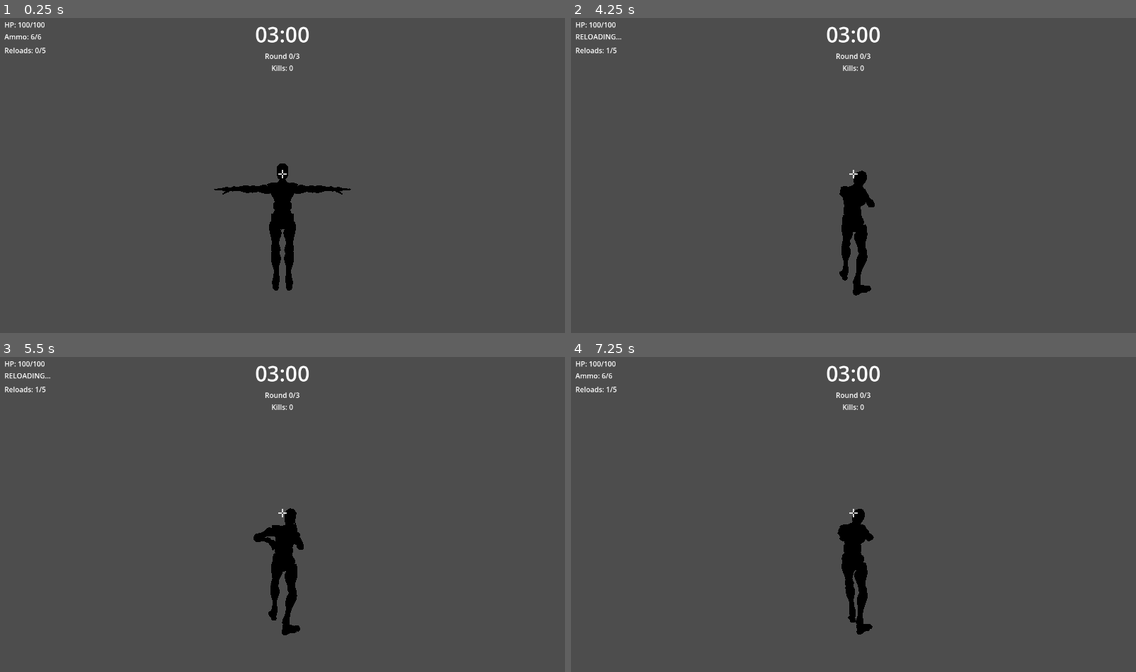
Above: before the commit, frames 1-4 (two rows, left to right).
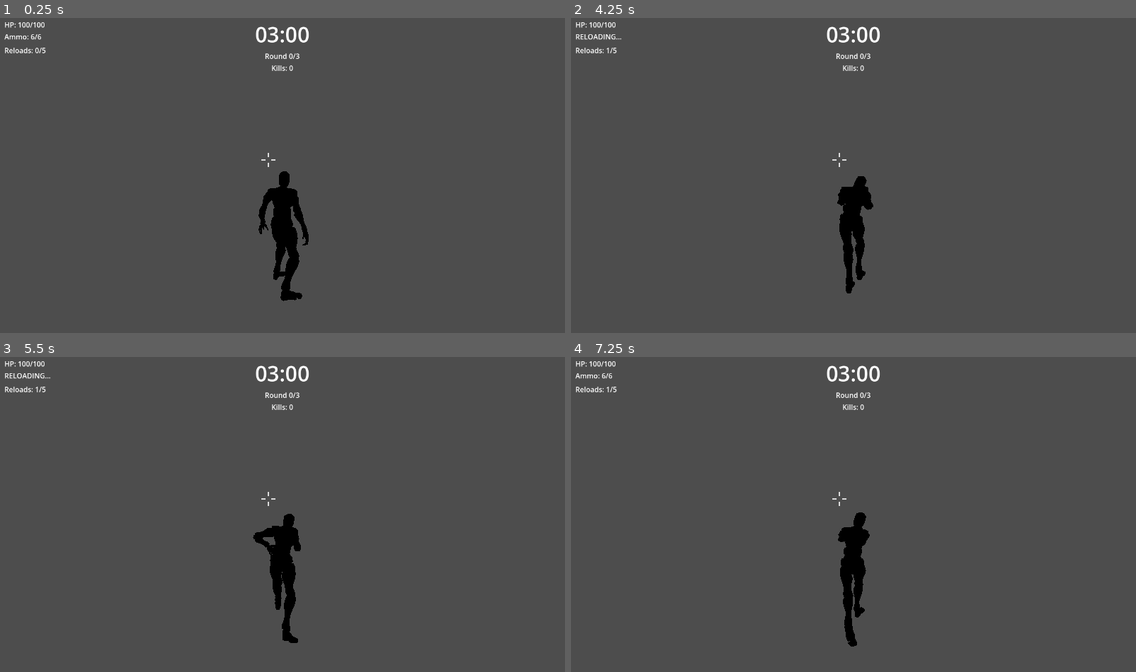
Above: after the commit, the same moments.

Repository: oktow/3S
Game: Godot game, scene res://scenes/Player.tscn
Same seed, same stepped clock (60 frames per second), same inputs: the game is played once before the commit and once after it. This scene is started directly instead of the project's main scene.
Inputs (mouse positions are in pixels of both pictures, inside the frame that each line leads up to):
- Up to frame 1 (0.25 s): no input
- Up to frame 2 (4.25 s): tap Enter at 0.5 s; move the mouse to (881, 172) at 0.52 s; hold W (move_forward) from 0.53 s (still down); click (881, 172) at 0.6 s; move the mouse to (825, 175) at 1.27 s; tap Shift (sprint) at 1.35, 2.85 s; move the mouse to (864, 169) at 2.02 s; click (864, 169) at 2.1 s; move the mouse to (847, 178) at 2.77 s; click (847, 178) at 2.92 s; move the mouse to (893, 178) at 3.52 s; click (893, 178) at 3.6 s; tap R (reload) at 4.15 s
- Up to frame 3 (5.5 s): keep holding W (move_forward); move the mouse to (237, 508) at 4.27 s; tap Shift (sprint) at 4.35 s; move the mouse to (288, 514) at 5.02 s; click (288, 514) at 5.1 s
- Up to frame 4 (7.25 s): move the mouse to (830, 508) at 5.77 s; release W (move_forward) at 5.78 s; hold D (move_right) 5.78-6.53 s; tap Shift (sprint) at 5.85 s; move the mouse to (881, 511) at 6.52 s; hold W (move_forward) from 6.53 s (still down); click (881, 511) at 6.6 s

The runs differ from the first frame. In frame 1, 1.3% of the frame differs, in the area x 37-63%, y 42-90%; in frame 2, 0.6%; in frame 3, 0.6%; in frame 4, 0.7%.

Commit message:
feat: crosshair settings + upper/lower body anim blend during reload
- Crosshair: 5 styles, color/size/thickness/gap/opacity/outline, persisted to config
- HUD: settings panel in pause menu with auto save/load
- Player: AnimationTree with Blend2 for upper-body reload + lower-body movement
- .gitignore: ignore addons/ziva_agent/

Diff:
--- a/scenes/Player.tscn
+++ b/scenes/Player.tscn
@@ -3,6 +3,7 @@
 [ext_resource type="Script" path="res://scripts/Player.gd" id="1_cp7f5"]
 [ext_resource type="Script" path="res://scripts/HUD.gd" id="2_v8biv"]
 [ext_resource uid="uid://ghao32nobq8x" type="PackedScene" path="res://.godot/imported/ybot.glb-7955b9b8c46230d76f94534e6de29804.scn" id="3_y7n1b"]
+[ext_resource type="Script" path="res://scripts/Crosshair.gd" id="4_0w7n8"]
 
 [sub_resource type="CapsuleShape3D" id="CapsuleShape3D_y5cb2"]
 radius = 0.4
@@ -19,6 +20,10 @@
 
 [node name="YBot" parent="." instance=ExtResource("3_y7n1b")]
 transform = Transform3D(-1, 0, 0, 0, 1, 0, 0, 0, -1, 0, -0.85, 0)
+
+[node name="AnimationTree" type="AnimationTree" parent="YBot"]
+anim_player = NodePath("YBot/AnimationPlayer")
+active = false
 
 [node name="WeaponPivot" type="BoneAttachment3D" parent="YBot/Armature/Skeleton3D"]
 bone_name = "mixamorig_RightHand"
@@ -44,6 +49,7 @@
 script = ExtResource("2_v8biv")
 
 [node name="Crosshair" type="Control" parent="HUD"]
+script = ExtResource("4_0w7n8")
 layout_mode = 3
 anchors_preset = 8
 anchor_left = 0.5
@@ -53,42 +59,7 @@
 grow_horizontal = 2
 grow_vertical = 2
 mouse_filter = 2
-
-[node name="Top" type="ColorRect" parent="HUD/Crosshair"]
-layout_mode = 1
-anchors_preset = 0
-offset_left = -2.0
-offset_top = -10.0
-offset_right = 2.0
-offset_bottom = -2.0
-color = Color(1, 1, 1, 0.8)
-
-[node name="Bottom" type="ColorRect" parent="HUD/Crosshair"]
-layout_mode = 1
-anchors_preset = 0
-offset_left = -2.0
-offset_top = 2.0
-offset_right = 2.0
-offset_bottom = 10.0
-color = Color(1, 1, 1, 0.8)
-
-[node name="Left" type="ColorRect" parent="HUD/Crosshair"]
-layout_mode = 1
-anchors_preset = 0
-offset_left = -10.0
-offset_top = -2.0
-offset_right = -2.0
-offset_bottom = 2.0
-color = Color(1, 1, 1, 0.8)
-
-[node name="Right" type="ColorRect" parent="HUD/Crosshair"]
-layout_mode = 1
-anchors_preset = 0
-offset_left = 2.0
-offset_top = -2.0
-offset_right = 10.0
-offset_bottom = 2.0
-color = Color(1, 1, 1, 0.8)
+custom_minimum_size = Vector2(64, 64)
 
 [node name="VBoxContainer" type="VBoxContainer" parent="HUD"]
 anchors_preset = 0
@@ -310,6 +281,10 @@
 layout_mode = 2
 text = "Resume"
 
+[node name="CrosshairBtn" type="Button" parent="HUD/PauseMenu/VBoxContainer"]
+layout_mode = 2
+text = "Crosshair"
+
 [node name="ExitBtn" type="Button" parent="HUD/PauseMenu/VBoxContainer"]
 layout_mode = 2
 text = "Exit to Menu"
--- /dev/null
+++ b/scripts/Crosshair.gd
@@ -0,0 +1,130 @@
+class_name Crosshair
+extends Control
+
+enum Style { CROSS, DOT, CIRCLE, RING, CROSSHAIR }
+
+var style := Style.CROSS:
+	set(v):
+		style = v
+		queue_redraw()
+
+var crosshair_color := Color.WHITE:
+	set(v):
+		crosshair_color = v
+		queue_redraw()
+
+var crosshair_size := 20.0:
+	set(v):
+		crosshair_size = v
+		queue_redraw()
+
+var thickness := 4.0:
+	set(v):
+		thickness = v
+		queue_redraw()
+
+var gap := 6.0:
+	set(v):
+		gap = v
+		queue_redraw()
+
+var crosshair_opacity := 0.8:
+	set(v):
+		crosshair_opacity = v
+		queue_redraw()
+
+var outline := false:
+	set(v):
+		outline = v
+		queue_redraw()
+
+var outline_color := Color.BLACK:
+	set(v):
+		outline_color = v
+		queue_redraw()
+
+
+func _ready() -> void:
+	get_viewport().size_changed.connect(queue_redraw)
+
+
+func _draw() -> void:
+	var c := crosshair_color
+	c.a = crosshair_opacity
+
+	match style:
+		Style.CROSS:
+			_draw_cross(c)
+		Style.DOT:
+			_draw_dot(c)
+		Style.CIRCLE:
+			_draw_circle_style(c)
+		Style.RING:
+			_draw_ring(c)
+		Style.CROSSHAIR:
+			_draw_crosshair_style(c)
+
+
+func _draw_cross(color: Color) -> void:
+	var half_t := thickness * 0.5
+	var arm_len := crosshair_size * 0.5
+	var o := 1.0
+
+	var rects := [
+		Rect2(-half_t, -gap - arm_len, thickness, arm_len),
+		Rect2(-half_t, gap, thickness, arm_len),
+		Rect2(-gap - arm_len, -half_t, arm_len, thickness),
+		Rect2(gap, -half_t, arm_len, thickness),
+	]
+
+	if outline:
+		for r in rects:
+			draw_rect(Rect2(r.position - Vector2(o, o), r.size + Vector2(o * 2, o * 2)), outline_color)
+
+	for r in rects:
+		draw_rect(r, color)
+
+
+func _draw_dot(color: Color) -> void:
+	var r := crosshair_size * 0.5
+	if outline:
+		draw_circle(Vector2.ZERO, r + 1.0, outline_color)
+	draw_circle(Vector2.ZERO, r, color)
+
+
+func _draw_circle_style(color: Color) -> void:
+	var r := crosshair_size * 0.5
+	var dot_r := thickness * 0.5
+	var arc_w := 2.0
+	if outline:
+		draw_arc(Vector2.ZERO, r + 1.0, 0, TAU, 32, outline_color, arc_w + 2.0)
+		draw_circle(Vector2.ZERO, dot_r + 1.0, outline_color)
+	draw_arc(Vector2.ZERO, r, 0, TAU, 32, color, arc_w)
+	draw_circle(Vector2.ZERO, dot_r, color)
+
+
+func _draw_ring(color: Color) -> void:
+	var r := crosshair_size * 0.5
+	if outline:
+		draw_arc(Vector2.ZERO, r + 1.0, 0, TAU, 32, outline_color, thickness + 2.0)
+	draw_arc(Vector2.ZERO, r, 0, TAU, 32, color, thickness)
+
+
+func _draw_crosshair_style(color: Color) -> void:
+	var vsize := get_viewport_rect().size
+	var half_w := vsize.x * 0.5
+	var half_h := vsize.y * 0.5
+
+	var lines := [
+		[Vector2(-half_w, 0), Vector2(-gap, 0)],
+		[Vector2(gap, 0), Vector2(half_w, 0)],
+		[Vector2(0, -half_h), Vector2(0, -gap)],
+		[Vector2(0, gap), Vector2(0, half_h)],
+	]
+
+	if outline:
+		for l in lines:
+			draw_line(l[0], l[1], outline_color, thickness + 2.0)
+
+	for l in lines:
+		draw_line(l[0], l[1], color, thickness)
--- a/scripts/GameManager.gd
+++ b/scripts/GameManager.gd
@@ -1,6 +1,6 @@
 extends Node
 
-signal round_started(round: int)
+signal round_started(p_round: int)
 signal round_ended(scores: Dictionary)
 signal game_ended(winner_id: int, final_scores: Dictionary)
 signal time_updated(time_left: float)
@@ -128,8 +128,8 @@
 
 
 @rpc("authority", "call_local", "reliable")
-func _sync_round_state(round: int, time_left: float, round_scores: Dictionary) -> void:
-	current_round = round
+func _sync_round_state(p_round: int, time_left: float, round_scores: Dictionary) -> void:
+	current_round = p_round
 	round_timer = time_left
 	scores = round_scores
 	time_updated.emit(time_left)
--- a/scripts/HUD.gd
+++ b/scripts/HUD.gd
@@ -16,12 +16,31 @@
 @onready var winner_label: Label = $GameOverScreen/WinnerLabel
 @onready var final_scores_label: Label = $GameOverScreen/FinalScoresLabel
 @onready var pause_menu: Control = $PauseMenu
+@onready var crosshair: Crosshair = $Crosshair
 @onready var _gm = get_node("/root/GameManager")
+
+const CROSSHAIR_SETTINGS_PATH := "user://crosshair_settings.cfg"
+var _ch_panel: Control
+var _ch_style_option: OptionButton
+var _ch_color_btn: ColorPickerButton
+var _ch_size_slider: HSlider
+var _ch_size_label: Label
+var _ch_thickness_slider: HSlider
+var _ch_thickness_label: Label
+var _ch_gap_slider: HSlider
+var _ch_gap_label: Label
+var _ch_opacity_slider: HSlider
+var _ch_opacity_label: Label
+var _ch_outline_check: CheckBox
+var _ch_outline_color_btn: ColorPickerButton
+var _ch_reset_btn: Button
+var _ch_back_btn: Button
 
 
 func _ready() -> void:
 	$PauseMenu/VBoxContainer/ResumeBtn.pressed.connect(_on_resume_pressed)
 	$PauseMenu/VBoxContainer/ExitBtn.pressed.connect(_on_exit_pressed)
+	$PauseMenu/VBoxContainer/CrosshairBtn.pressed.connect(_on_crosshair_btn_pressed)
 	var player: Node = get_parent()
 	if player.has_signal("health_changed"):
 		player.health_changed.connect(_update_health)
@@ -43,6 +62,9 @@
 	round_end_screen.visible = false
 	game_over_screen.visible = false
 
+	_build_crosshair_settings()
+	_load_crosshair_settings()
+
 
 func _update_health(new_health: int) -> void:
 	health_label.text = "HP: %d/100" % new_health
@@ -83,7 +105,7 @@
 	kill_label.text = "Kills: %d" % my_kills
 
 
-func _on_round_started(round: int) -> void:
+func _on_round_started(p_round: int) -> void:
 	round_label.text = "Round %d/%d" % [round, _gm.MAX_ROUNDS]
 	round_end_screen.visible = false
 	game_over_screen.visible = false
@@ -155,3 +177,247 @@
 func _on_exit_pressed() -> void:
 	NetworkManager.disconnect_from_server()
 	get_tree().change_scene_to_file("res://scenes/MainMenu.tscn")
+
+
+func _on_crosshair_btn_pressed() -> void:
+	$PauseMenu/VBoxContainer.visible = false
+	_ch_panel.visible = true
+
+
+func _on_ch_back_pressed() -> void:
+	_ch_panel.visible = false
+	$PauseMenu/VBoxContainer.visible = true
+
+
+func _on_ch_reset_pressed() -> void:
+	crosshair.style = Crosshair.Style.CROSS
+	crosshair.crosshair_color = Color.WHITE
+	crosshair.crosshair_size = 20.0
+	crosshair.thickness = 4.0
+	crosshair.gap = 6.0
+	crosshair.crosshair_opacity = 0.8
+	crosshair.outline = false
+	crosshair.outline_color = Color.BLACK
+	_update_ch_ui_from_crosshair()
+	_save_crosshair_settings()
+
+
+func _build_crosshair_settings() -> void:
+	_ch_panel = Control.new()
+	_ch_panel.name = "CrosshairSettings"
+	_ch_panel.visible = false
+	_ch_panel.set_anchors_and_offsets_preset(Control.PRESET_FULL_RECT)
+	$PauseMenu.add_child(_ch_panel)
+
+	var bg := ColorRect.new()
+	bg.color = Color(0, 0, 0, 0.75)
+	bg.set_anchors_and_offsets_preset(Control.PRESET_FULL_RECT)
+	_ch_panel.add_child(bg)
+
+	var main_vb := VBoxContainer.new()
+	main_vb.set_anchors_and_offsets_preset(Control.PRESET_CENTER, Control.PRESET_MODE_MINSIZE, 10)
+	main_vb.custom_minimum_size.x = 320
+	_ch_panel.add_child(main_vb)
+
+	var title := Label.new()
+	title.text = "CROSSHAIR SETTINGS"
+	title.horizontal_alignment = HORIZONTAL_ALIGNMENT_CENTER
+	title.add_theme_font_size_override("font_size", 24)
+	main_vb.add_child(title)
+	main_vb.add_child(HSeparator.new())
+
+	# Style
+	_ch_style_option = OptionButton.new()
+	_ch_style_option.custom_minimum_size.x = 180
+	for s in Crosshair.Style.values():
+		_ch_style_option.add_item(Crosshair.Style.keys()[s].capitalize(), s)
+	_ch_style_option.item_selected.connect(_on_ch_style_changed)
+	_ch_add_row(main_vb, "Style:").add_child(_ch_style_option)
+
+	# Color
+	_ch_color_btn = ColorPickerButton.new()
+	_ch_color_btn.custom_minimum_size.x = 180
+	_ch_color_btn.color_changed.connect(_on_ch_color_changed)
+	_ch_add_row(main_vb, "Color:").add_child(_ch_color_btn)
+
+	# Size
+	_ch_size_slider = HSlider.new()
+	_ch_size_slider.min_value = 4.0
+	_ch_size_slider.max_value = 40.0
+	_ch_size_slider.step = 2.0
+	_ch_size_slider.size_flags_horizontal = Control.SIZE_EXPAND_FILL
+	_ch_size_slider.value_changed.connect(_on_ch_size_changed)
+	_ch_size_label = Label.new()
+	_ch_size_label.custom_minimum_size.x = 36
+	var size_hb := _ch_add_row(main_vb, "Size:")
+	size_hb.add_child(_ch_size_slider)
+	size_hb.add_child(_ch_size_label)
+
+	# Thickness
+	_ch_thickness_slider = HSlider.new()
+	_ch_thickness_slider.min_value = 1.0
+	_ch_thickness_slider.max_value = 10.0
+	_ch_thickness_slider.step = 1.0
+	_ch_thickness_slider.size_flags_horizontal = Control.SIZE_EXPAND_FILL
+	_ch_thickness_slider.value_changed.connect(_on_ch_thickness_changed)
+	_ch_thickness_label = Label.new()
+	_ch_thickness_label.custom_minimum_size.x = 36
+	var thick_hb := _ch_add_row(main_vb, "Thickness:")
+	thick_hb.add_child(_ch_thickness_slider)
+	thick_hb.add_child(_ch_thickness_label)
+
+	# Gap
+	_ch_gap_slider = HSlider.new()
+	_ch_gap_slider.min_value = 0.0
+	_ch_gap_slider.max_value = 30.0
+	_ch_gap_slider.step = 1.0
+	_ch_gap_slider.size_flags_horizontal = Control.SIZE_EXPAND_FILL
+	_ch_gap_slider.value_changed.connect(_on_ch_gap_changed)
+	_ch_gap_label = Label.new()
+	_ch_gap_label.custom_minimum_size.x = 36
+	var gap_hb := _ch_add_row(main_vb, "Gap:")
+	gap_hb.add_child(_ch_gap_slider)
+	gap_hb.add_child(_ch_gap_label)
+
+	# Opacity
+	_ch_opacity_slider = HSlider.new()
+	_ch_opacity_slider.min_value = 0.0
+	_ch_opacity_slider.max_value = 100.0
+	_ch_opacity_slider.step = 1.0
+	_ch_opacity_slider.size_flags_horizontal = Control.SIZE_EXPAND_FILL
+	_ch_opacity_slider.value_changed.connect(_on_ch_opacity_changed)
+	_ch_opacity_label = Label.new()
+	_ch_opacity_label.custom_minimum_size.x = 40
+	var op_hb := _ch_add_row(main_vb, "Opacity:")
+	op_hb.add_child(_ch_opacity_slider)
+	op_hb.add_child(_ch_opacity_label)
+
+	# Outline
+	_ch_outline_check = CheckBox.new()
+	_ch_outline_check.toggled.connect(_on_ch_outline_toggled)
+	_ch_add_row(main_vb, "Outline:").add_child(_ch_outline_check)
+
+	# Outline Color
+	_ch_outline_color_btn = ColorPickerButton.new()
+	_ch_outline_color_btn.custom_minimum_size.x = 180
+	_ch_outline_color_btn.color_changed.connect(_on_ch_outline_color_changed)
+	_ch_add_row(main_vb, "Outline Color:").add_child(_ch_outline_color_btn)
+
+	main_vb.add_child(HSeparator.new())
+
+	# Reset & Back
+	var btn_hb := HBoxContainer.new()
+	btn_hb.alignment = BoxContainer.ALIGNMENT_CENTER
+	_ch_reset_btn = Button.new()
+	_ch_reset_btn.text = "Reset to Defaults"
+	_ch_reset_btn.pressed.connect(_on_ch_reset_pressed)
+	_ch_back_btn = Button.new()
+	_ch_back_btn.text = "Back"
+	_ch_back_btn.pressed.connect(_on_ch_back_pressed)
+	btn_hb.add_child(_ch_reset_btn)
+	btn_hb.add_child(_ch_back_btn)
+	main_vb.add_child(btn_hb)
+
+
+func _ch_add_row(parent: VBoxContainer, label_text: String) -> HBoxContainer:
+	var hb := HBoxContainer.new()
+	hb.custom_minimum_size.y = 28
+	if not label_text.is_empty():
+		var lb := Label.new()
+		lb.text = label_text
+		lb.custom_minimum_size.x = 100
+		hb.add_child(lb)
+	parent.add_child(hb)
+	return hb
+
+
+func _update_ch_ui_from_crosshair() -> void:
+	_ch_style_option.select(crosshair.style)
+	_ch_color_btn.color = crosshair.crosshair_color
+	_ch_size_slider.value = crosshair.crosshair_size
+	_ch_size_label.text = str(crosshair.crosshair_size)
+	_ch_thickness_slider.value = crosshair.thickness
+	_ch_thickness_label.text = str(crosshair.thickness)
+	_ch_gap_slider.value = crosshair.gap
+	_ch_gap_label.text = str(crosshair.gap)
+	_ch_opacity_slider.value = crosshair.crosshair_opacity * 100.0
+	_ch_opacity_label.text = str(crosshair.crosshair_opacity * 100.0) + "%"
+	_ch_outline_check.button_pressed = crosshair.outline
+	_ch_outline_color_btn.color = crosshair.outline_color
+	_ch_outline_color_btn.disabled = not crosshair.outline
+
+
+func _on_ch_style_changed(index: int) -> void:
+	crosshair.style = index as Crosshair.Style
+	_save_crosshair_settings()
+
+
+func _on_ch_color_changed(color: Color) -> void:
+	crosshair.crosshair_color = color
+	_save_crosshair_settings()
+
+
+func _on_ch_size_changed(value: float) -> void:
+	crosshair.crosshair_size = value
+	_ch_size_label.text = str(value)
+	_save_crosshair_settings()
+
+
+func _on_ch_thickness_changed(value: float) -> void:
+	crosshair.thickness = value
+	_ch_thickness_label.text = str(value)
+	_save_crosshair_settings()
+
+
+func _on_ch_gap_changed(value: float) -> void:
+	crosshair.gap = value
+	_ch_gap_label.text = str(value)
+	_save_crosshair_settings()
+
+
+func _on_ch_opacity_changed(value: float) -> void:
+	var v := value / 100.0
+	crosshair.crosshair_opacity = v
+	_ch_opacity_label.text = str(value) + "%"
+	_save_crosshair_settings()
+
+
+func _on_ch_outline_toggled(pressed: bool) -> void:
+	crosshair.outline = pressed
+	_ch_outline_color_btn.disabled = not pressed
+	_save_crosshair_settings()
+
+
+func _on_ch_outline_color_changed(color: Color) -> void:
+	crosshair.outline_color = color
+	_save_crosshair_settings()
+
+
+func _save_crosshair_settings() -> void:
+	var cfg := ConfigFile.new()
+	cfg.set_value("crosshair", "style", crosshair.style)
+	cfg.set_value("crosshair", "color", crosshair.crosshair_color.to_html())
+	cfg.set_value("crosshair", "size", crosshair.crosshair_size)
+	cfg.set_value("crosshair", "thickness", crosshair.thickness)
+	cfg.set_value("crosshair", "gap", crosshair.gap)
+	cfg.set_value("crosshair", "opacity", crosshair.crosshair_opacity)
+	cfg.set_value("crosshair", "outline", crosshair.outline)
+	cfg.set_value("crosshair", "outline_color", crosshair.outline_color.to_html())
+	cfg.save(CROSSHAIR_SETTINGS_PATH)
+
+
+func _load_crosshair_settings() -> void:
+	var cfg := ConfigFile.new()
+	if cfg.load(CROSSHAIR_SETTINGS_PATH) != OK:
+		_update_ch_ui_from_crosshair()
+		return
+
+	crosshair.style = cfg.get_value("crosshair", "style", crosshair.style) as Crosshair.Style
+	crosshair.crosshair_color = Color(cfg.get_value("crosshair", "color", crosshair.crosshair_color.to_html()))
+	crosshair.crosshair_size = cfg.get_value("crosshair", "size", crosshair.crosshair_size)
+	crosshair.thickness = cfg.get_value("crosshair", "thickness", crosshair.thickness)
+	crosshair.gap = cfg.get_value("crosshair", "gap", crosshair.gap)
+	crosshair.crosshair_opacity = cfg.get_value("crosshair", "opacity", crosshair.crosshair_opacity)
+	crosshair.outline = cfg.get_value("crosshair", "outline", crosshair.outline)
+	crosshair.outline_color = Color(cfg.get_value("crosshair", "outline_color", crosshair.outline_color.to_html()))
+	_update_ch_ui_from_crosshair()
--- a/scripts/Lobby.gd
+++ b/scripts/Lobby.gd
@@ -46,11 +46,11 @@
 
 	for pid in sorted_ids:
 		var label: Label = Label.new()
-		var name: String = NetworkManager.get_player_name(pid)
+		var p_name: String = NetworkManager.get_player_name(pid)
 		if pid == 1:
-			label.text = "%s (Host)" % name
+			label.text = "%s (Host)" % p_name
 		else:
-			label.text = name
+			label.text = p_name
 		player_list.add_child(label)
 
 	if sorted_ids.is_empty():
@@ -59,11 +59,11 @@
 		player_list.add_child(label)
 
 
-func _on_player_joined(pid: int) -> void:
+func _on_player_joined(_pid: int) -> void:
 	_refresh_player_list()
 
 
-func _on_player_left(pid: int) -> void:
+func _on_player_left(_pid: int) -> void:
 	_refresh_player_list()
 
 
--- a/scripts/MainMenu.gd
+++ b/scripts/MainMenu.gd
@@ -51,10 +51,10 @@
 
 
 func _get_player_name() -> String:
-	var name: String = name_input.text.strip_edges()
-	if name.is_empty():
+	var p_name: String = name_input.text.strip_edges()
+	if p_name.is_empty():
 		return "Player"
-	return name
+	return p_name
 
 
 func _on_create_pressed() -> void:
--- a/scripts/NetworkManager.gd
+++ b/scripts/NetworkManager.gd
@@ -65,10 +65,10 @@
 	server_disconnected.emit()
 
 
-func register_player_name(pid: int, name: String) -> void:
+func register_player_name(pid: int, pname: String) -> void:
 	if not multiplayer.is_server():
 		return
-	player_names[pid] = name
+	player_names[pid] = pname
 	_broadcast_player_names.rpc(player_names)
 
 
@@ -77,10 +77,10 @@
 
 
 @rpc("any_peer", "call_local", "reliable")
-func _receive_player_name(pid: int, name: String) -> void:
+func _receive_player_name(pid: int, pname: String) -> void:
 	if not multiplayer.is_server():
 		return
-	register_player_name(pid, name)
+	register_player_name(pid, pname)
 
 
 @rpc("authority", "call_local", "reliable")
--- a/scripts/Player.gd
+++ b/scripts/Player.gd
@@ -28,6 +28,7 @@
 @onready var camera_arm: SpringArm3D = $CameraArm
 @onready var camera: Camera3D = $CameraArm/Camera3D
 @onready var anim_player: AnimationPlayer = $YBot/AnimationPlayer
+@onready var anim_tree: AnimationTree = $YBot/AnimationTree
 @onready var ybot: Node3D = $YBot
 @onready var weapon_pivot: BoneAttachment3D = $YBot/Armature/Skeleton3D/WeaponPivot
 @onready var muzzle: Marker3D = $YBot/Armature/Skeleton3D/WeaponPivot/Muzzle
@@ -36,7 +37,8 @@
 @onready var hud: CanvasLayer = $HUD
 @onready var _gm = get_node("/root/GameManager")
 
-var last_anim: String = "idle"
+var last_state: int = -1
+var _reload_node: AnimationNodeAnimation
 
 
 func _ready() -> void:
@@ -46,10 +48,16 @@
 
 	NetworkManager.player_disconnected.connect(_on_player_left)
 
-	for name in ["idle", "strafe_right", "strafe_left", "run_forward", "walk_pistol"]:
-		var anim = anim_player.get_animation(name)
+	for anim_name in ["idle", "strafe_right", "strafe_left", "run_forward", "walk_pistol"]:
+		var anim = anim_player.get_animation(anim_name)
 		if anim:
 			anim.loop_mode = Animation.LOOP_LINEAR
+
+	var reload_anim = anim_player.get_animation("reload")
+	if reload_anim:
+		reload_anim.loop_mode = Animation.LOOP_NONE
+
+	_setup_animation_tree()
 
 	syncer.set_process(false)
 	await get_tree().process_frame
@@ -60,6 +68,61 @@
 			NetworkManager.register_player_name(multiplayer.get_unique_id(), NetworkManager.player_name)
 		else:
 			NetworkManager._receive_player_name.rpc_id(1, multiplayer.get_unique_id(), NetworkManager.player_name)
+
+
+func _setup_animation_tree() -> void:
+	var tree: AnimationNodeBlendTree = AnimationNodeBlendTree.new()
+
+	var transition: AnimationNodeTransition = AnimationNodeTransition.new()
+	transition.input_count = 5
+	transition.xfade_time = 0.2
+
+	var animations = ["idle", "strafe_right", "strafe_left", "run_forward", "walk_pistol"]
+	for i in range(animations.size()):
+		var anim_node = AnimationNodeAnimation.new()
+		anim_node.animation = animations[i]
+		tree.add_node(animations[i], anim_node, Vector2(-400, i * 100))
+
+	_reload_node = AnimationNodeAnimation.new()
+	_reload_node.animation = "reload"
+	tree.add_node("reload", _reload_node, Vector2(0, 200))
+
+	var blend_node := AnimationNodeBlend2.new()
+	blend_node.filter_enabled = true
+
+	var upper_bones := {
+		"mixamorig_Spine": true, "mixamorig_Spine1": true, "mixamorig_Spine2": true,
+		"mixamorig_Neck": true, "mixamorig_Head": true, "mixamorig_HeadTop_End": true,
+		"mixamorig_LeftShoulder": true, "mixamorig_RightShoulder": true,
+		"mixamorig_LeftArm": true, "mixamorig_RightArm": true,
+		"mixamorig_LeftForeArm": true, "mixamorig_RightForeArm": true,
+		"mixamorig_LeftHand": true, "mixamorig_RightHand": true,
+	}
+	for hand in ["Left", "Right"]:
+		for finger in ["Thumb", "Index", "Middle", "Ring", "Pinky"]:
+			for i in range(1, 5):
+				upper_bones["mixamorig_%sHand%s%d" % [hand, finger, i]] = true
+
+	var reload_anim := anim_player.get_animation("reload")
+	for i in reload_anim.get_track_count():
+		var path := reload_anim.track_get_path(i)
+		var sub := path.get_concatenated_subnames()
+		if sub in upper_bones:
+			blend_node.set_filter_path(path, true)
+
+	tree.add_node("state", transition, Vector2(-50, 50))
+	tree.add_node("blend", blend_node, Vector2(200, 100))
+
+	for i in range(animations.size()):
+		tree.connect_node("state", i, animations[i])
+
+	tree.connect_node("blend", 0, "state")
+	tree.connect_node("blend", 1, "reload")
+	tree.connect_node("output", 0, "blend")
+
+	anim_tree.anim_player = anim_player.get_path()
+	anim_tree.tree_root = tree
+	anim_tree.active = true
 
 
 func _unhandled_input(event: InputEvent) -> void:
@@ -123,24 +186,21 @@
 
 
 func _update_animation(input_dir: Vector2, is_running: bool) -> void:
-	if is_reloading:
-		return
-
-	var target_anim = "idle"
+	var target_state: int = 0 # idle
 
 	if input_dir.length() > 0.1:
 		if input_dir.x > 0.5:
-			target_anim = "strafe_right"
+			target_state = 1 # strafe_right
 		elif input_dir.x < -0.5:
-			target_anim = "strafe_left"
+			target_state = 2 # strafe_left
 		elif is_running:
-			target_anim = "run_forward"
+			target_state = 3 # run_forward
 		else:
-			target_anim = "walk_pistol"
-
-	if target_anim != last_anim:
-		anim_player.play(target_anim, 0.15)
-		last_anim = target_anim
+			target_state = 4 # walk_pistol
+
+	if target_state != last_state:
+		anim_tree["parameters/state/transition_request"] = "state_" + str(target_state)
+		last_state = target_state
 
 
 func _shoot_local() -> void:
@@ -167,10 +227,14 @@
 	reloads_used += 1
 	reloads_changed.emit(reloads_used)
 	reloading_changed.emit(true)
-	anim_player.play("reload")
-	last_anim = "reload"
+
+	_reload_node.animation = ""
+	_reload_node.animation = "reload"
+	anim_tree["parameters/blend/blend_amount"] = 1.0
 
 	await get_tree().create_timer(RELOAD_TIME).timeout
+
+	anim_tree["parameters/blend/blend_amount"] = 0.0
 
 	ammo = MAX_AMMO
 	is_reloading = false
Not shown: 1 places in scenes/MainMenu.tscn that only renumber resources
Not shown, added: scripts/Crosshair.gd.uid
Not shown, changed: .gitignore
